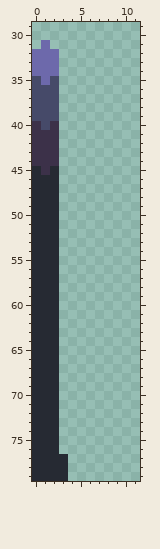
Sprite sheet: assets-raw/sprites/tiles/darkfencel.png. Above, as it was before the edit.
The file is 32x80 pixels. Shown: x 0..11, y 29..79.
The result:
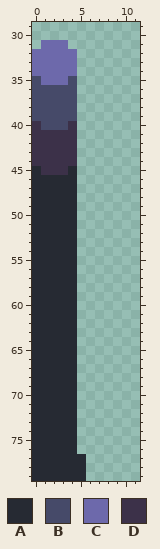
Palette (. is transparent): A #262a33  B #464a69  C #6d69ab  D #3c3149
Change:
@@ x 0..7 @@
 30 ........
-31 .C......
-32 CCC.....
-33 CCC.....
-34 CCC.....
-35 BCB.....
-36 BBB.....
-37 BBB.....
-38 BBB.....
-39 BBB.....
-40 DBD.....
-41 DDD.....
-42 DDD.....
-43 DDD.....
-44 DDD.....
-45 ADA.....
-46 AAA.....
-47 AAA.....
-48 AAA.....
-49 AAA.....
-50 AAA.....
-51 AAA.....
-52 AAA.....
-53 AAA.....
-54 AAA.....
-55 AAA.....
-56 AAA.....
-57 AAA.....
-58 AAA.....
-59 AAA.....
-60 AAA.....
-61 AAA.....
-62 AAA.....
-63 AAA.....
-64 AAA.....
-65 AAA.....
-66 AAA.....
-67 AAA.....
-68 AAA.....
-69 AAA.....
-70 AAA.....
-71 AAA.....
-72 AAA.....
-73 AAA.....
-74 AAA.....
-75 AAA.....
-76 AAA.....
-77 AAAA....
-78 AAAA....
-79 AAAA....
+31 .CCC....
+32 CCCCC...
+33 CCCCC...
+34 CCCCC...
+35 BCCCB...
+36 BBBBB...
+37 BBBBB...
+38 BBBBB...
+39 BBBBB...
+40 DBBBD...
+41 DDDDD...
+42 DDDDD...
+43 DDDDD...
+44 DDDDD...
+45 ADDDA...
+46 AAAAA...
+47 AAAAA...
+48 AAAAA...
+49 AAAAA...
+50 AAAAA...
+51 AAAAA...
+52 AAAAA...
+53 AAAAA...
+54 AAAAA...
+55 AAAAA...
+56 AAAAA...
+57 AAAAA...
+58 AAAAA...
+59 AAAAA...
+60 AAAAA...
+61 AAAAA...
+62 AAAAA...
+63 AAAAA...
+64 AAAAA...
+65 AAAAA...
+66 AAAAA...
+67 AAAAA...
+68 AAAAA...
+69 AAAAA...
+70 AAAAA...
+71 AAAAA...
+72 AAAAA...
+73 AAAAA...
+74 AAAAA...
+75 AAAAA...
+76 AAAAA...
+77 AAAAAA..
+78 AAAAAA..
+79 AAAAAA..
Boxes around the changes in both pictures, in picture pixels (x1, y1, x2, y2):
changed: (50, 40, 86, 481)
